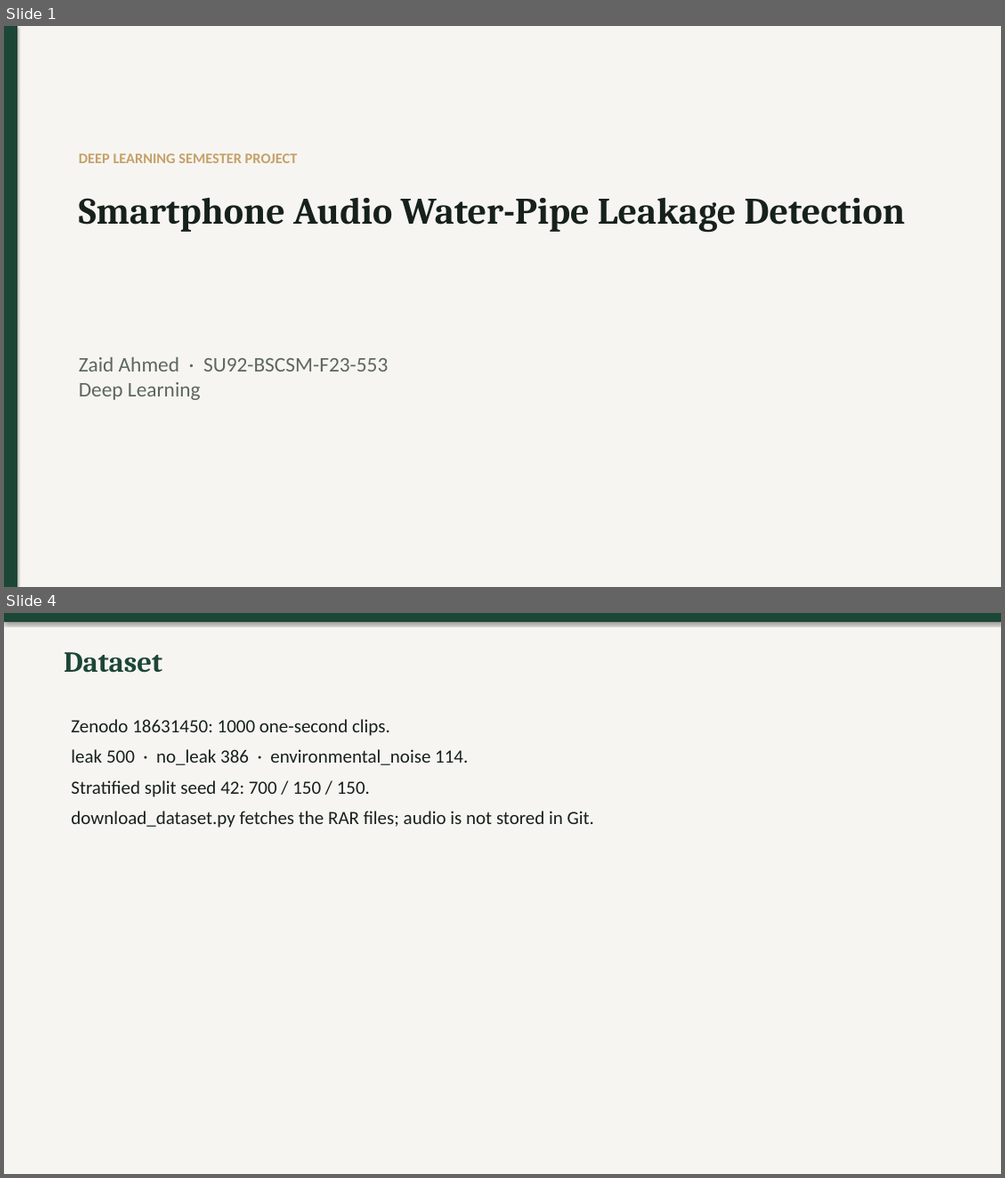
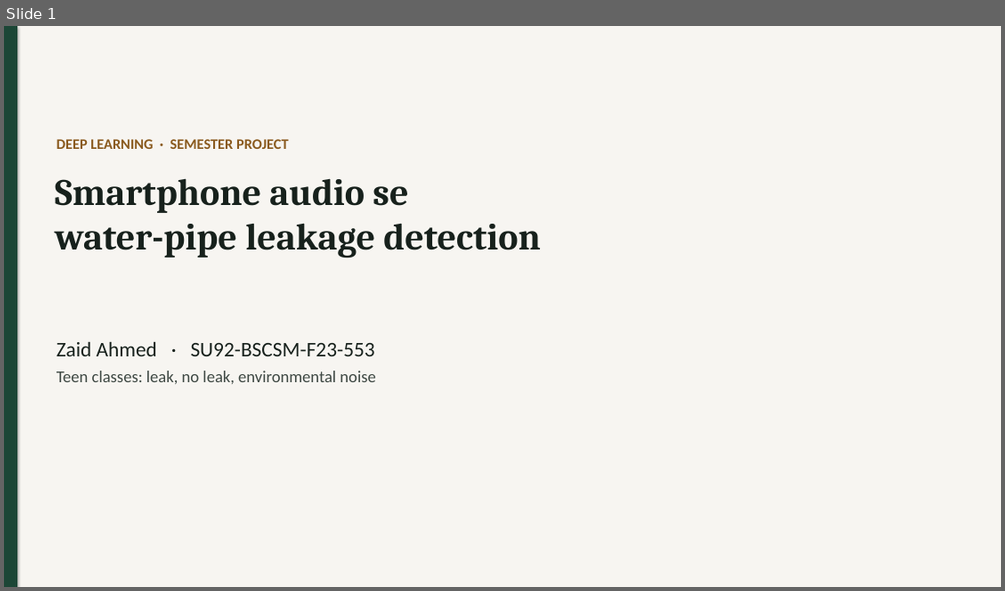
Before and after one commit to Zaidranjha095/water-pipe-leakage-detection, a slide deck: presentation/presentation.pptx. Shown one above the other, each under a label of ours: slides 1 and 4 before the commit, slide 1 after it; the slides between them are not shown. The pictures are 1005x1178 and 1005x591 pixels, drawn with LibreOffice and Linux fonts; fonts in the diff are those of the drawing. Boxes give left, top, right and bottom in pixels: in the first picture for what was removed or moved away, otherwise in the second. Text is boxed around its words. In the diff, an @@ line names an element or a change of style, - is before the commit and + after.

```diff
--- a/presentation/presentation.pptx
+++ b/presentation/presentation.pptx
@@ slide 4 removed at [4, 613, 1001, 1174], background #FFFFFF @@
@@ rectangle removed at [4, 613, 1001, 1174] @@
@@ rectangle removed at [4, 613, 1001, 622] @@
@@ text removed at [64, 652, 162, 673] @@
-Dataset
@@ text removed at [71, 719, 594, 827] @@
-Zenodo 18631450: 1000 one-second clips.
-leak 500 · no_leak 386 · environmental_noise 114.
-Stratified split seed 42: 700 / 150 / 150.
-download_dataset.py fetches the RAR files; audio is not stored in Git.
@@ slide 1 changed as well @@
@@ background #FFFFFF to #F7F5F1 @@
@@ rectangle removed at [4, 26, 1001, 587] @@
@@ text at [57, 139, 289, 149]: text changed; text colour #C4A16A to #8A5A1E @@
-DEEP LEARNING SEMESTER PROJECT
+DEEP LEARNING · SEMESTER PROJECT
@@ text at [55, 178, 541, 258]: text changed @@
-Smartphone Audio Water-Pipe Leakage Detection
+Smartphone audio se
+water-pipe leakage detection
@@ text at [57, 341, 375, 356]: text changed; text colour #5C675F to #17211C @@
-Zaid Ahmed · SU92-BSCSM-F23-553
-Deep Learning
+Zaid Ahmed · SU92-BSCSM-F23-553
@@ text added at [57, 370, 375, 384], 16 pt, text #3E4843 @@
+Teen classes: leak, no leak, environmental noise
```
Also in this commit, not shown: 2 other slides changed, 8 slides added, 7 other slides removed, 22 other files.
